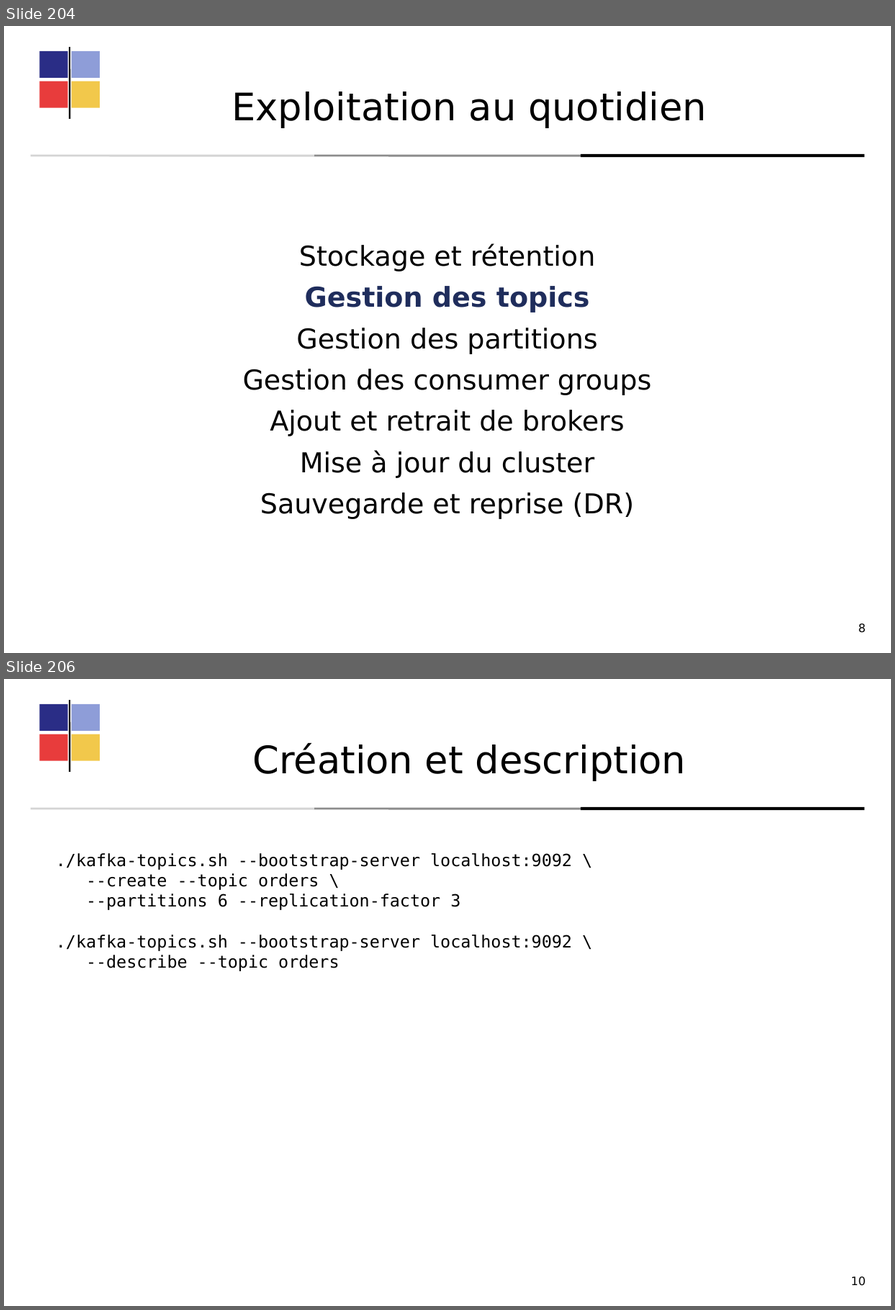
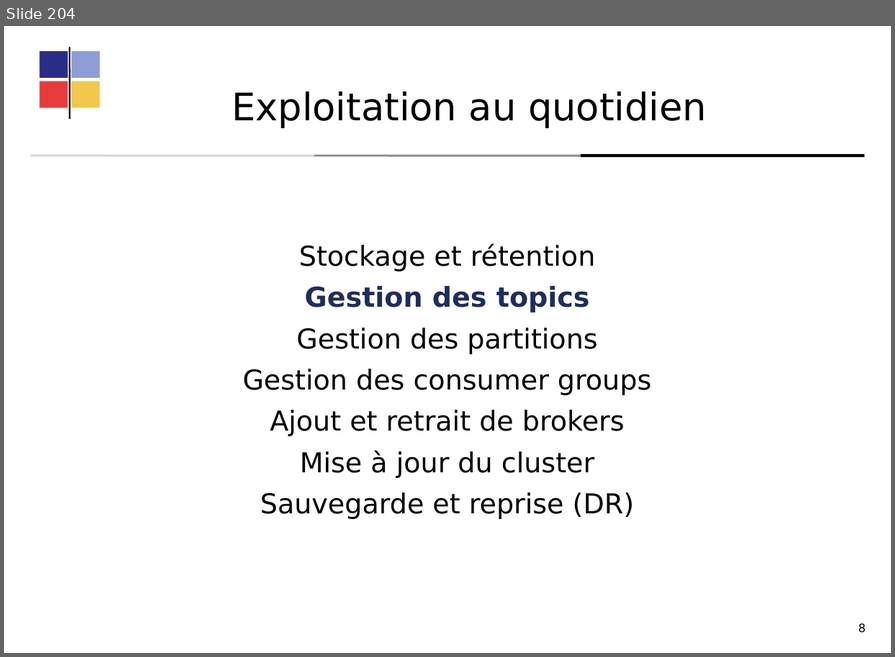
Before and after one commit to dthibau/kafka, a slide deck: KafkaAdmin.odp. Shown one above the other, each under a label of ours: slides 204 and 206 before the commit, slide 204 after it; the slides between them are not shown. The pictures are 895x1310 and 895x657 pixels, drawn with LibreOffice and Linux fonts; fonts in the diff are those of the drawing. Boxes give left, top, right and bottom in pixels: in the first picture for what was removed or moved away, otherwise in the second. Text is boxed around its words. In the diff, an @@ line names an element or a change of style, - is before the commit and + after.

```diff
--- a/KafkaAdmin.odp
+++ b/KafkaAdmin.odp
@@ slide 206 removed at (x1=4, y1=679, x2=891, y2=1306), background #FFFFFF @@
@@ rectangle removed at (x1=40, y1=704, x2=68, y2=731) @@
@@ line removed from (70, 701) to (70, 772) @@
@@ rectangle removed at (x1=72, y1=704, x2=100, y2=731) @@
@@ rectangle removed at (x1=40, y1=734, x2=68, y2=761) @@
@@ rectangle removed at (x1=72, y1=734, x2=100, y2=761) @@
@@ text removed at (x1=253, y1=743, x2=687, y2=781) @@
-Création et description
@@ line removed from (31, 809) to (314, 809) @@
@@ line removed from (314, 809) to (581, 809) @@
@@ line removed from (581, 809) to (864, 809) @@
@@ text removed at (x1=56, y1=853, x2=572, y2=971) @@
-./kafka-topics.sh --bootstrap-server localhost:9092 \
---create --topic orders \
---partitions 6 --replication-factor 3
-./kafka-topics.sh --bootstrap-server localhost:9092 \
---describe --topic orders
@@ text removed at (x1=851, y1=1277, x2=865, y2=1286) @@
-10
```
Also in this commit, not shown: 30 slides changed, 9 slides added, 2 other slides removed, 1 other file.
